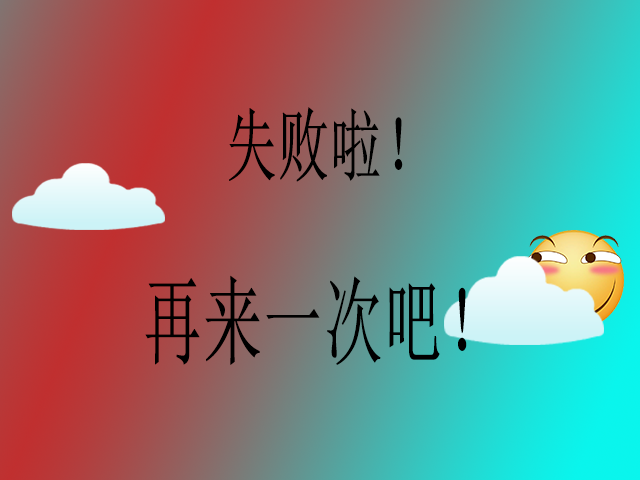
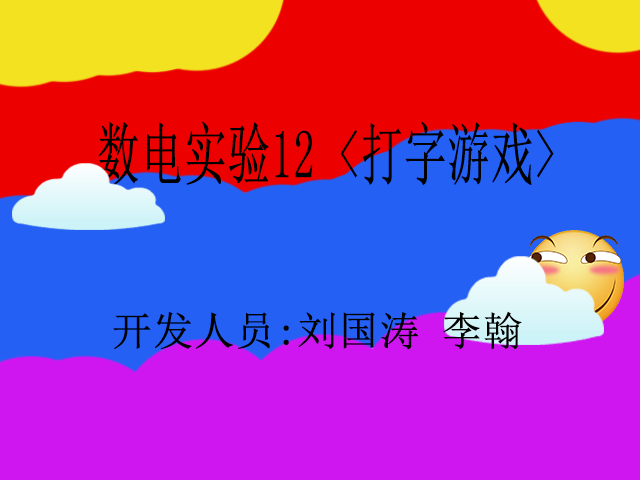
Layered file, before and after one edit (640x480). Changes by layer:
hid "失败啦！" over (229, 107, 403, 182)
hid "再来一次吧！" over (145, 275, 467, 365)
showed "开发人员:刘国涛 李翰" over (113, 311, 522, 350)
showed "数电实验12 <打字游戏>" over (98, 121, 554, 185)
painted on "图层 1" over (0, 0, 640, 480)
